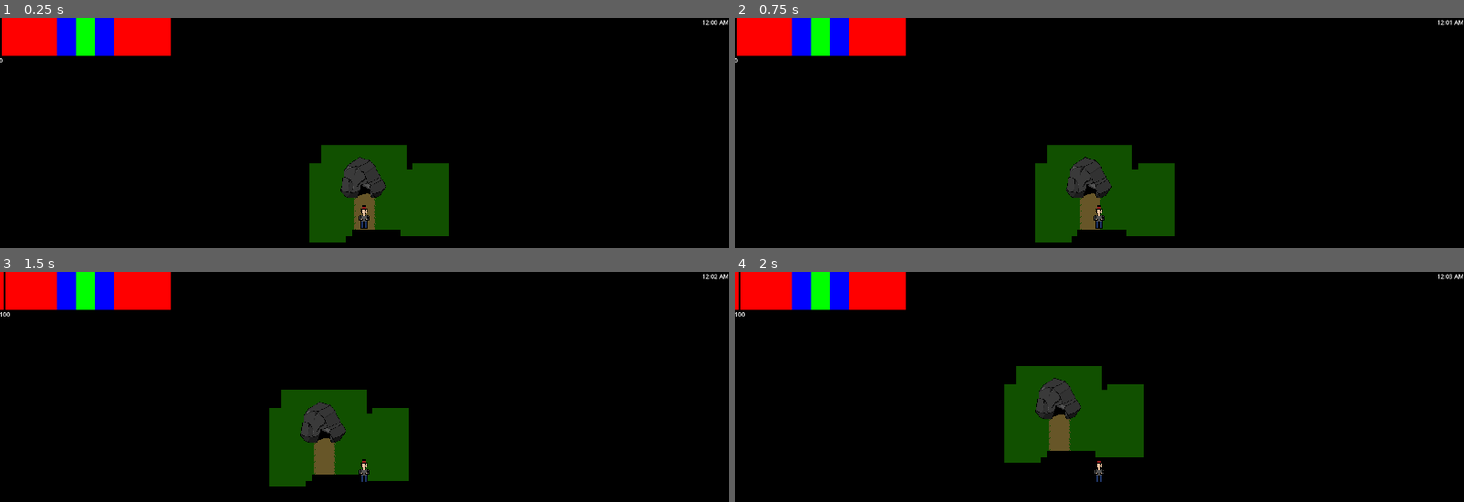
Above: before the commit, frames 1-4 (two rows, left to right).
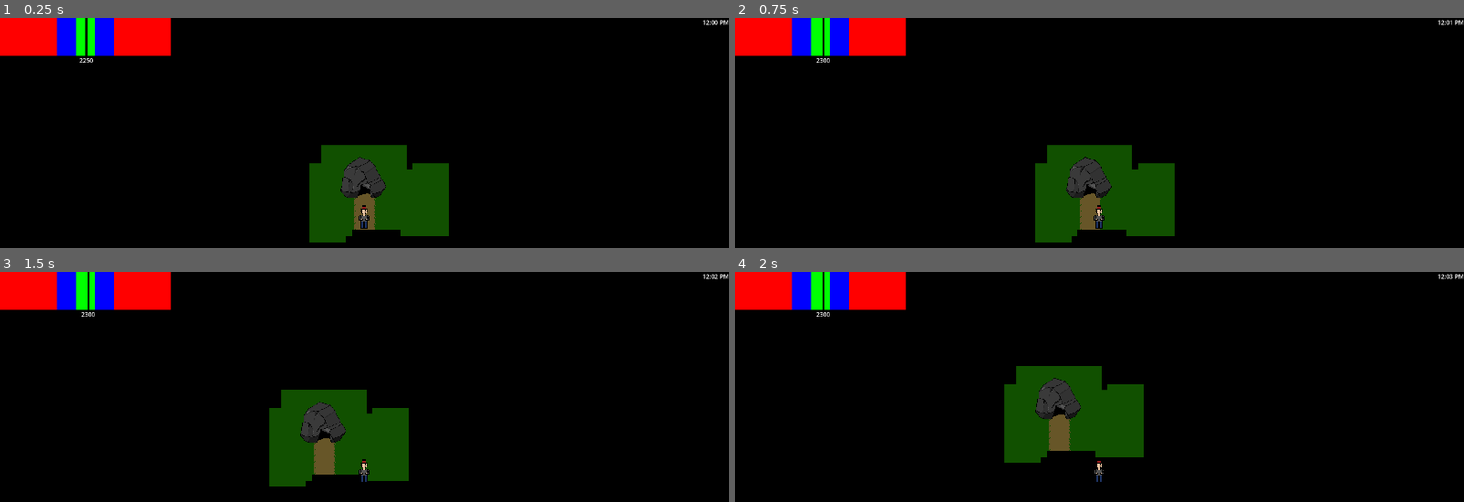
Above: after the commit, the same moments.

Repository: SIN-Studios/Greed
Game: Godot game, scene res://Levels/main_level.tscn
Two runs of this game, one before a commit and one after it. Both use one fixed random seed, a clock stepped at 60 frames per second and the inputs below.
Inputs (mouse positions are in pixels of both pictures, inside the frame that each line leads up to):
- Up to frame 1 (0.25 s): no input
- Up to frame 2 (0.75 s): tap Enter at 0.5 s; move the mouse to (1259, 202) at 0.52 s; hold D (move_right) from 0.53 s (still down); tap ] (eat, bound only after the commit) at 0.6 s
- Up to frame 3 (1.5 s): tap Left (eat, bound only before the commit) at 0.8, 1.35 s; move the mouse to (218, 497) at 1.27 s; release D (move_right) at 1.28 s; hold S (move_backward) from 1.28 s (still down)
- Up to frame 4 (2 s): keep holding S (move_backward); tap E (interact) at 1.55 s

The runs differ from the first frame. In frame 1, 0.2% of the frame differs, in the area x 0-100%, y 0-20%; in frame 2, 0.2%; in frame 3, 0.2%; in frame 4, 0.2%.

Commit message:
nicely working bed

Diff:
--- a/Project/Assets/interaction.gd
+++ b/Project/Assets/interaction.gd
@@ -6,6 +6,7 @@
 
 
 func _process(_delta: float) -> void:
+	global_rotation = 0
 	if not label_visible:
 		$Label.visible = false
 	else:
--- a/Project/Levels/Base/bed.gd
+++ b/Project/Levels/Base/bed.gd
@@ -1,5 +1,38 @@
 extends Node2D
 
+var sleeping: bool = false
+var bedtime: int
+var sleeptime: int
+var waketime: int
+var sleep_defecit: int
+var laying: bool = false
+
 func interacted_with():
-	print("yay")
-	SignalManager.player_go_to_sleep.emit(self)
+	if laying:
+		laying = false
+		SignalManager.player_get_up.emit()
+		return
+	if TimeManager.day_time > 72000:
+		SignalManager.player_lay_down.emit(self)
+		laying = true
+		@warning_ignore("integer_division")
+		await get_tree().create_timer(1800 / TimeManager.timescale).timeout
+		if not laying:
+			return
+		laying = false
+		sleeping = true
+		SignalManager.player_go_to_sleep.emit()
+		bedtime = snapped(TimeManager.day_time, 1800)
+		waketime = bedtime + 32400
+		if waketime > 86400:
+			waketime -= 86400
+		if waketime > 28800:
+			sleep_defecit = waketime - 28800
+			waketime = 28800
+		@warning_ignore("narrowing_conversion")
+		waketime = waketime * randf_range(0.98, 1.02)
+
+func _process(_delta: float) -> void:
+	if sleeping and TimeManager.day_time >= waketime and TimeManager.day_time < 72000 :
+		sleeping = false
+		SignalManager.player_get_up.emit()
--- a/Project/Levels/test_level.tscn
+++ b/Project/Levels/test_level.tscn
@@ -5,8 +5,8 @@
 
 [node name="test_level" type="Node2D" unique_id=428871611]
 
+[node name="bed" parent="." unique_id=1666831885 instance=ExtResource("2_00vsl")]
+rotation = -1.5707964
+
 [node name="player" parent="." unique_id=1334899193 instance=ExtResource("1_2ytpj")]
 position = Vector2(379, -134)
-
-[node name="bed" parent="." unique_id=1666831885 instance=ExtResource("2_00vsl")]
-rotation = -1.5707964
--- a/Project/Scripts/calorie_manager.gd
+++ b/Project/Managers/calorie_manager.gd
@@ -1,6 +1,6 @@
 extends Node
 
-var calories: int
+var calories: int = 2250
 var max_calories: int = 4500
 var calorie_defecit: int
 var hunger_zones = [
--- a/Project/Scripts/keybind_manager.gd
+++ b/Project/Managers/keybind_manager.gd
@@ -15,3 +15,9 @@
 
 	if Input.is_action_just_pressed("new_day"):
 		SignalManager.new_day.emit()
+
+	if Input.is_action_just_pressed("increase_timescale"):
+		SignalManager.change_timescale.emit(500)
+
+	if Input.is_action_just_pressed("decrease_timescale"):
+		SignalManager.change_timescale.emit(-500)
--- a/Project/Scripts/signal_manager.gd
+++ b/Project/Managers/signal_manager.gd
@@ -9,3 +9,6 @@
 signal player_dies
 signal new_day
 signal player_go_to_sleep
+signal player_lay_down
+signal player_get_up
+signal change_timescale
--- /dev/null
+++ b/Project/Managers/time_manager.gd
@@ -0,0 +1,44 @@
+extends Node
+
+var military_hours: int
+var full_time: float = 43200
+var round_time: int
+var day_time: int
+
+var days: int
+var hours: int
+var minutes: int
+var am_pm: String = "AM"
+var am_pm_just_changed: bool = false
+
+var timescale = 120 # 12 irl minutes per day (1440/time for day = timescale)
+
+func _ready() -> void:
+	SignalManager.change_timescale.connect(change_timescale)
+
+func _process(delta: float) -> void:
+	@warning_ignore_start("integer_division")
+	full_time += timescale * delta
+	round_time = int(floor(full_time))
+	day_time = round_time % 86400
+	military_hours = round_time / 3600
+	hours = military_hours % 12
+	if hours == 0:
+		hours = 12
+	if am_pm_just_changed:
+		if  not ((43100 < day_time and day_time < 43300) or (86300 < day_time and day_time < 86500)):
+			am_pm_just_changed = false
+	elif 43100 < day_time and day_time < 43300:
+		am_pm_just_changed = true
+		am_pm = "PM"
+	elif 86300 < day_time and day_time < 86500:
+		am_pm_just_changed = true
+		military_hours = 0
+		am_pm = "AM"
+		days += 1
+		SignalManager.new_day.emit()
+
+	minutes = (round_time % 3600) / 60
+
+func change_timescale(amount):
+	timescale += amount
--- a/Project/Player/player.gd
+++ b/Project/Player/player.gd
@@ -5,12 +5,15 @@
 const slipperiness_factor: int = 10 #Higher is more slippery
 var health: float = 100.0
 var time_till_regen: float = 0.0
-var regen_factor: float = 0.1
+var regen_factor: float = 0.
+var wake_up_position
 
 func _ready() -> void:
 	SignalManager.player_take_damage.connect(take_damage)
 	SignalManager.player_dies.connect(die)
+	SignalManager.player_lay_down.connect(lie_down)
 	SignalManager.player_go_to_sleep.connect(sleep)
+	SignalManager.player_get_up.connect(get_up)
 
 func _process(delta: float) -> void:
 	if time_till_regen > 0:
@@ -46,10 +49,19 @@
 		SignalManager.player_dies.emit()
 
 func die():
+	print("player died")
 	get_tree().quit()
 
-
-func sleep(bed):
+func lie_down(bed):
 	set_physics_process(false)
+	wake_up_position = global_position
 	global_position = bed.global_position
 	rotation = bed.rotation
+
+func sleep():
+	TimeManager.timescale = 3000
+
+func get_up():
+	global_position = wake_up_position
+	rotation = 0
+	TimeManager.timescale = 120
--- a/Project/Scripts/time_manager.gd
+++ /dev/null
@@ -1,30 +0,0 @@
-extends Node
-
-var military_hours: int
-var full_time: float
-var round_time: int
-
-var days: int
-var hours: int
-var minutes: int
-var am_pm: String = "AM"
-
-const timescale = 120 # 12 irl minutes per day (1440/time for day = timescale)
-
-func _process(delta: float) -> void:
-	@warning_ignore_start("integer_division")
-	full_time += timescale * delta
-	round_time = int(floor(full_time))
-	military_hours = round_time / 3600
-	hours = military_hours % 12
-	if hours == 0:
-		hours = 12
-	if military_hours == 12:
-		am_pm = "PM"
-	elif military_hours == 24:
-		military_hours = 0
-		am_pm = "AM"
-		days += 1
-		SignalManager.new_day.emit()
-
-	minutes = (round_time % 3600) / 60
--- a/Project/project.godot
+++ b/Project/project.godot
@@ -84,17 +84,27 @@
 }
 eat={
 "deadzone": 0.2,
-"events": [Object(InputEventKey,"resource_local_to_scene":fa …(140 unchanged characters)… d":false,"keycode":0,"physical_keycode":4194319,"key_label":0,"unicode":0,"location":0,"echo":false,"script":null)
+"events": [Object(InputEventKey,"resource_local_to_scene":fa …(140 unchanged characters)… d":false,"keycode":0,"physical_keycode":93,"key_label":0,"unicode":93,"location":0,"echo":false,"script":null)
 ]
 }
 starve={
 "deadzone": 0.2,
-"events": [Object(InputEventKey,"resource_local_to_scene":fa …(140 unchanged characters)… d":false,"keycode":0,"physical_keycode":4194321,"key_label":0,"unicode":0,"location":0,"echo":false,"script":null)
+"events": [Object(InputEventKey,"resource_local_to_scene":fa …(140 unchanged characters)… d":false,"keycode":0,"physical_keycode":91,"key_label":0,"unicode":91,"location":0,"echo":false,"script":null)
 ]
 }
 new_day={
 "deadzone": 0.2,
 "events": [Object(InputEventKey,"resource_local_to_scene":false,"resource_name":"","device":-1,"window_id":0,"alt_press …(191 unchanged characters)…
+]
+}
+increase_timescale={
+"deadzone": 0.2,
+"events": [Object(InputEventKey,"resource_local_to_scene":false,"resource_name":"","device":-1,"window_id":0,"alt_pressed":false,"shift_pressed":false,"ctrl_pressed":false,"meta_pressed":false,"pressed":false,"keycode":0,"physical_keycode":61,"key_label":0,"unicode":61,"location":0,"echo":false,"script":null)
+]
+}
+decrease_timescale={
+"deadzone": 0.2,
+"events": [Object(InputEventKey,"resource_local_to_scene":false,"resource_name":"","device":-1,"window_id":0,"alt_pressed":false,"shift_pressed":false,"ctrl_pressed":false,"meta_pressed":false,"pressed":false,"keycode":0,"physical_keycode":45,"key_label":0,"unicode":45,"location":0,"echo":false,"script":null)
 ]
 }
 
Renamed: Project/Scripts/calorie_manager.gd.uid -> Project/Managers/calorie_manager.gd.uid
Renamed: Project/Scripts/keybind_manager.gd.uid -> Project/Managers/keybind_manager.gd.uid
Renamed: Project/Scripts/signal_manager.gd.uid -> Project/Managers/signal_manager.gd.uid
Renamed: Project/Scripts/time_manager.gd.uid -> Project/Managers/time_manager.gd.uid
